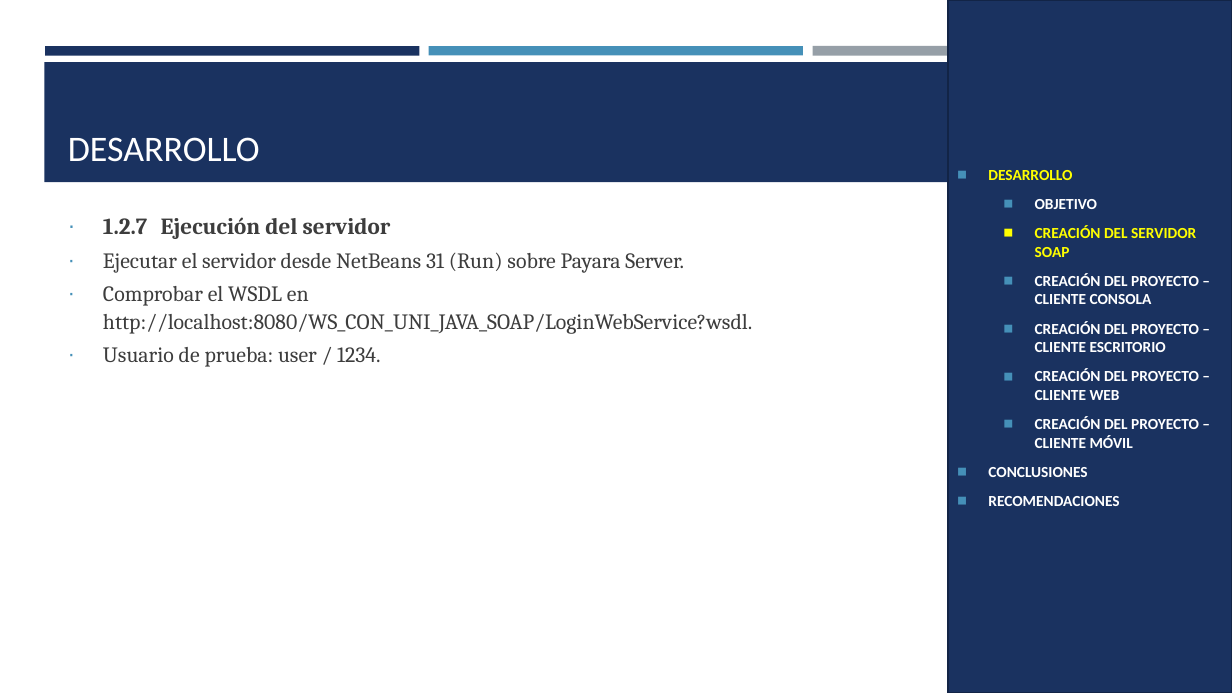
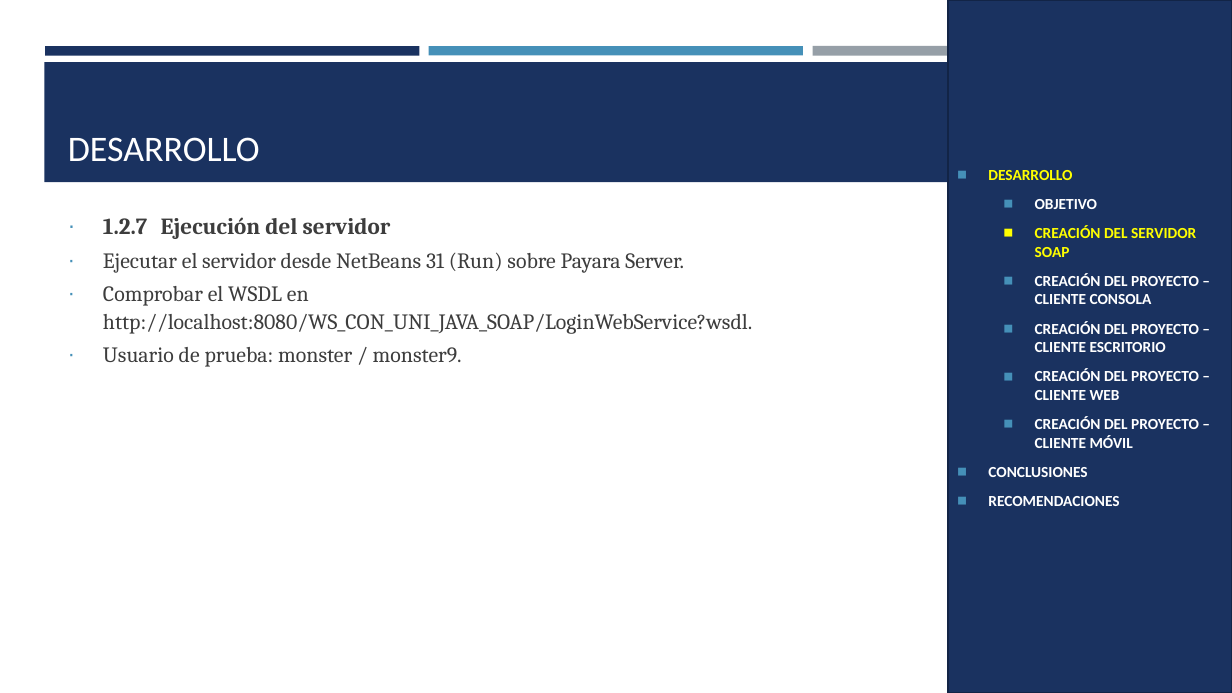
Before and after one commit to IMarcusDev/TI.1.1.-PAO202651_SOAP_JAVA_SINBDD_NRC_36883_GR04, a slide deck: slide 33 of 05. DOCUMENTACION/PRESENTACION TI.1.1. SOAP sin BDD en JAVA GR4.pptx. Drawn at 1232x693 pixels with LibreOffice and Linux fonts; fonts in the diff are those of the drawing. Boxes give left, top, right and bottom in pixels: in the first picture for what was removed or moved away, otherwise in the second. Text is boxed around its words. In the diff, an @@ line names an element or a change of style, - is before the commit and + after.

```diff
--- a/05. DOCUMENTACION/PRESENTACION TI.1.1. SOAP sin BDD en JAVA GR4.pptx
+++ b/05. DOCUMENTACION/PRESENTACION TI.1.1. SOAP sin BDD en JAVA GR4.pptx
@@ text at bbox=[103, 347, 462, 367]: text changed @@
-∙ Usuario de prueba: user / 1234.
+∙ Usuario de prueba: monster / monster9.
```
Also in this commit, not shown: 1 other slide changed.
